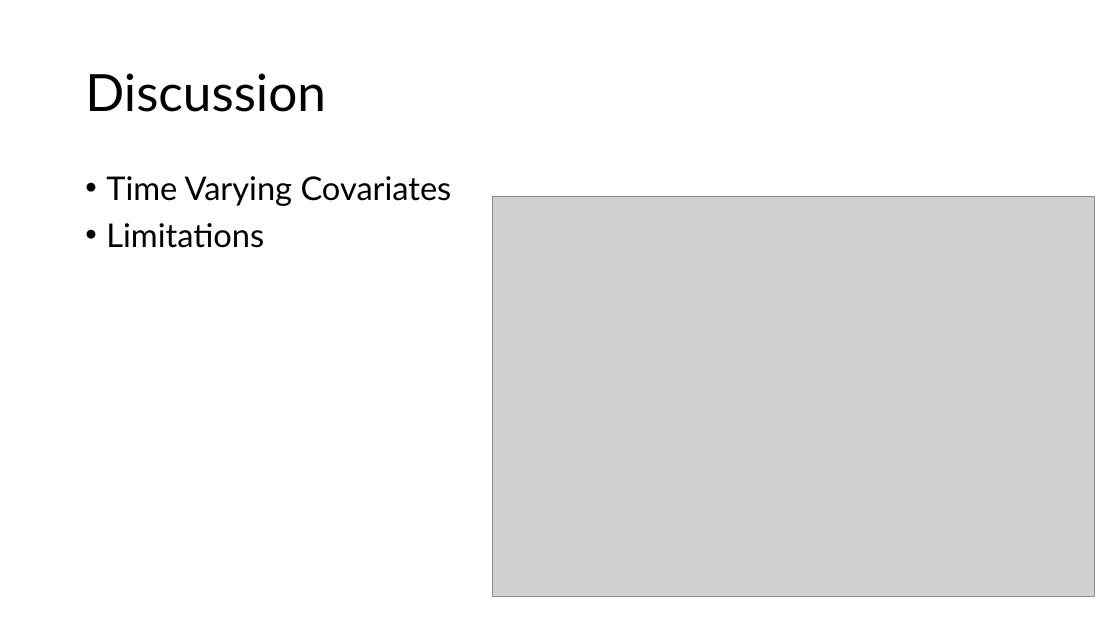
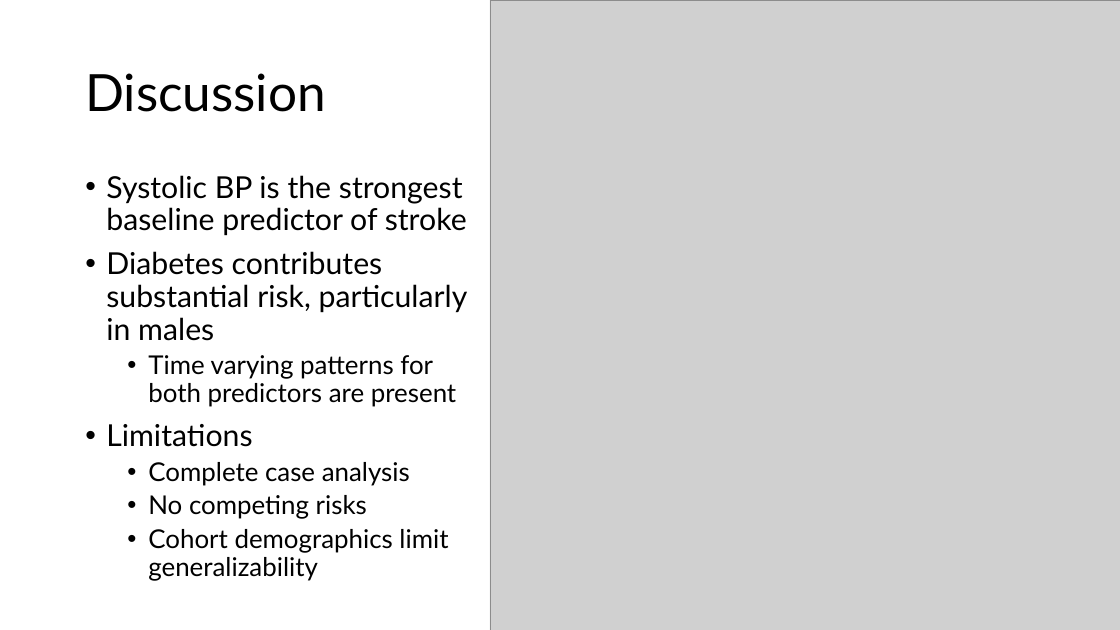
Before and after one commit to eweible/BIOS6624, a slide deck: slide 7 of P3/Dissemination/P3_Presentation.pptx. Drawn at 1120x630 pixels with LibreOffice and Linux fonts; fonts in the diff are those of the drawing; grey boxes stand for pictures. Boxes give left, top, right and bottom in pixels: in the first picture for what was removed or moved away, otherwise in the second. Text is boxed around its words. In the diff, an @@ line names an element or a change of style, - is before the commit and + after.

```diff
--- a/P3/Dissemination/P3_Presentation.pptx
+++ b/P3/Dissemination/P3_Presentation.pptx
@@ picture resized from (x1=493, y1=197, x2=1096, y2=597) to (x1=490, y1=0, x2=1120, y2=630) @@
@@ text at (x1=106, y1=175, x2=468, y2=407): text changed; size 28 to 25.9 pt @@
-• Time Varying Covariates
+• Systolic BP is the strongest baseline predictor of stroke
+• Diabetes contributes substantial risk, particularly in males
+  • Time varying patterns for both predictors are present
@@ text at (x1=106, y1=424, x2=252, y2=447): size 28 to 25.9 pt in "Limitations" @@
@@ text at (x1=148, y1=462, x2=448, y2=581): paragraphs added @@
+  • Complete case analysis
+  • No competing risks
+  • Cohort demographics limit generalizability
```
Also in this commit, not shown: 3 other slides changed, 2 slides added, 2 slides removed.
